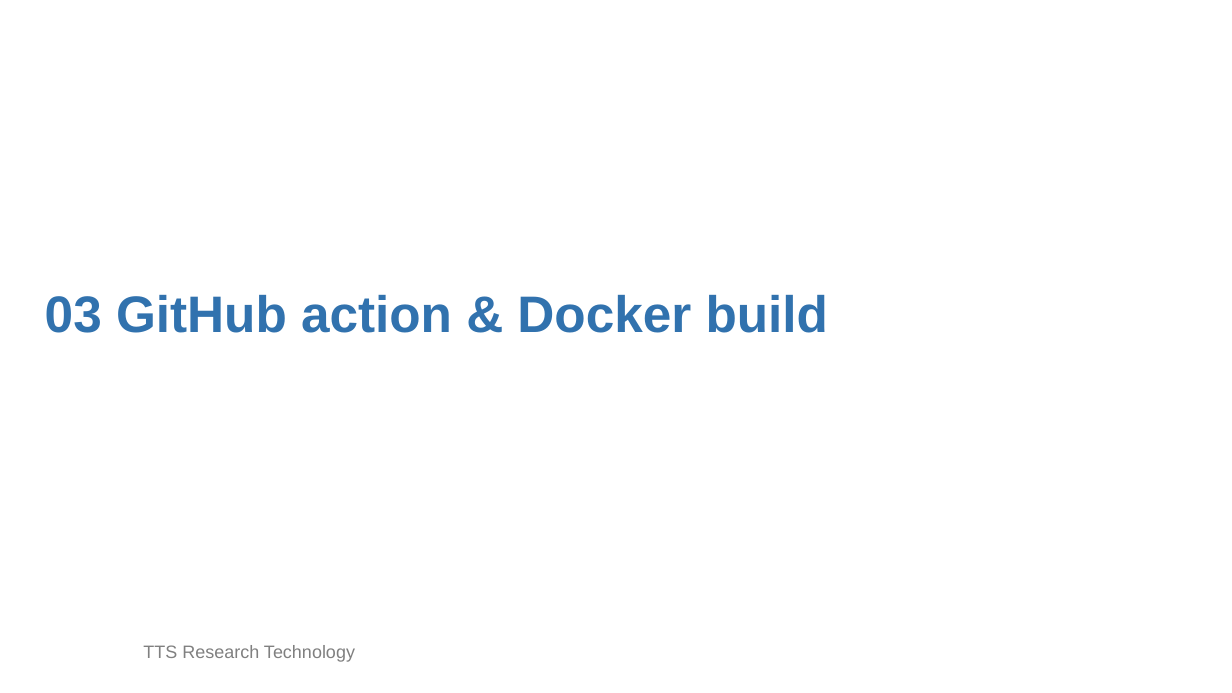
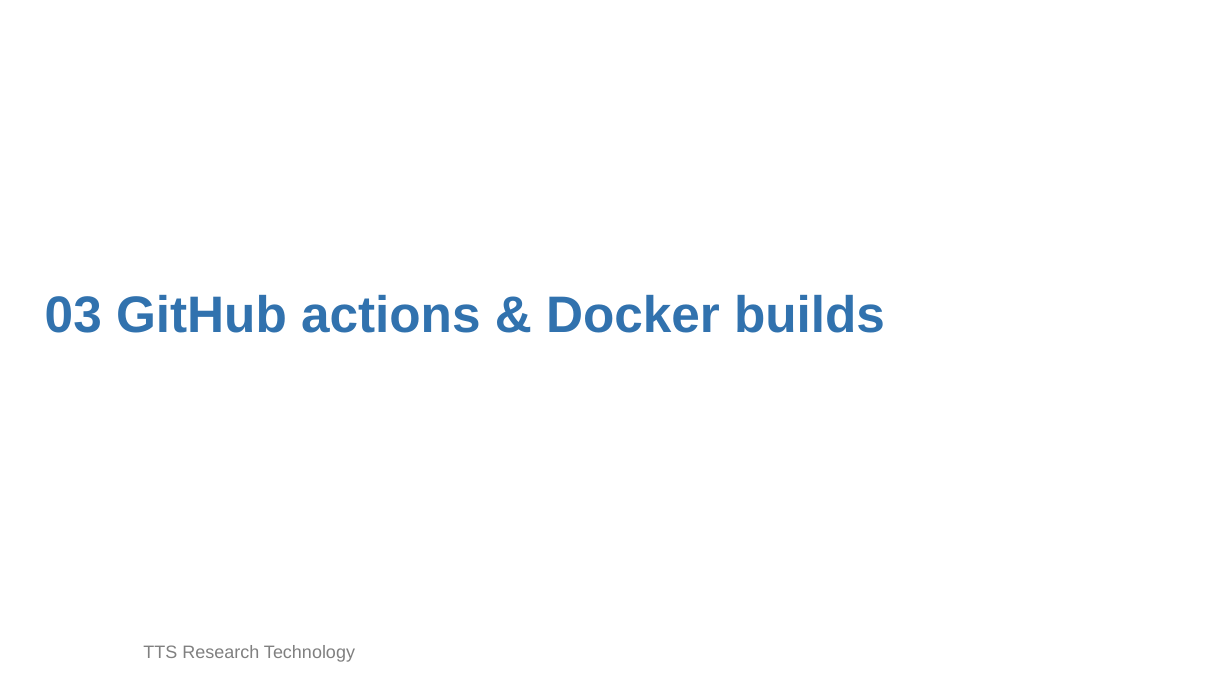
Before and after one commit to TuftsHPCbioinfo/GitHubActionDemo, a slide deck: slide 19 of github_action_docker_slide.pptx. Drawn at 1232x693 pixels with LibreOffice and Linux fonts; fonts in the diff are those of the drawing; background and template pictures are left out. Boxes give left, top, right and bottom in pixels: in the first picture for what was removed or moved away, otherwise in the second. Text is boxed around its words. In the diff, an @@ line names an element or a change of style, - is before the commit and + after.

```diff
--- a/github_action_docker_slide.pptx
+++ b/github_action_docker_slide.pptx
@@ title at (45,295,885,333): text changed @@
-03 GitHub action & Docker build
+03 GitHub actions & Docker builds
```
Also in this commit, not shown: 3 other slides changed, 2 slides added, 1 slide removed, 2 other files.
